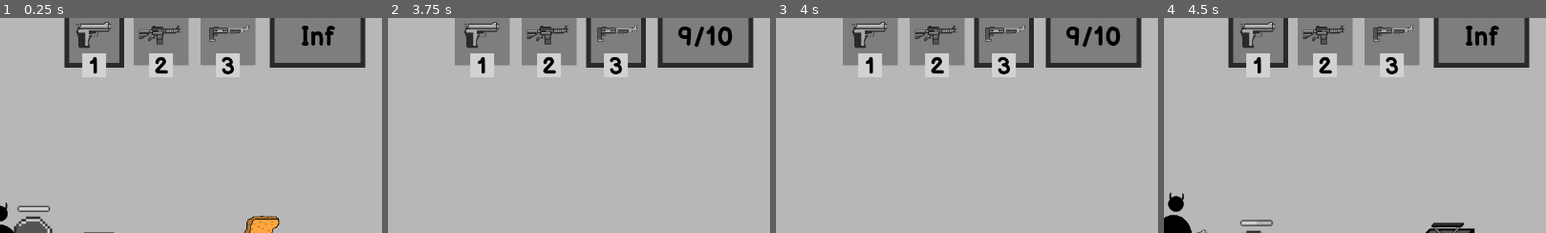
Above: before the commit, frames 1-4 (left to right).
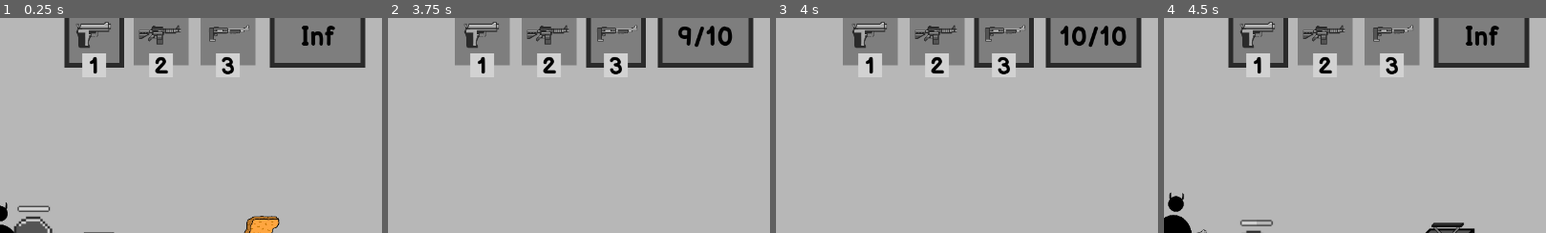
Above: after the commit, the same moments.

Repository: BesterCoder/nuggie-collector
Game: Godot game, scene res://levels/level_001.tscn
Two runs of this game, one before a commit and one after it. Both use one fixed random seed, a clock stepped at 60 frames per second and the inputs below.
Inputs (mouse positions are % of the whole screen's width and height, from its top left):
- Up to frame 1 (0.25 s): no input
- Up to frame 2 (3.75 s): move the mouse to (45, 70) at 0.52 s; press the mouse at (45, 70) at 0.53 s; hold D (move_right) 0.53-2.03 s; tap W (jump) at 0.77, 1.52, 3.02 s; move the mouse to (80, 65) at 1.27 s; release the mouse at (80, 65) at 1.28 s; tap 1 (select_pistol) at 1.35 s; move the mouse to (20, 35) at 2.02 s; hold A (move_left) from 2.03 s (still down); tap 2 (select_rifle) at 2.1 s; move the mouse to (55, 50) at 2.77 s; tap 3 (select_shotgun) at 2.85 s; move the mouse to (35, 25) at 3.52 s; press the mouse at (35, 25) at 3.53 s
- Up to frame 3 (4 s): keep holding A (move_left); tap W (jump) at 3.77 s
- Up to frame 4 (4.5 s): move the mouse to (72, 45) at 4.27 s; release A (move_left) at 4.28 s; release the mouse at (72, 45) at 4.28 s; hold D (move_right) from 4.28 s (still down); tap 1 (select_pistol) at 4.35 s
The pictures show only the part of the screen within x 50-100%, y 4-54%; the shares and areas given below are measured in that part.

Frames 1-2 are identical in both runs. In frame 3, 1.0% of the frame differs, in the area x 74-92%, y 3-14%; in frame 4, nothing differs.

Commit message:
Show the changed ammo on PlayerHUD
Changed the weapon_shot signal to weapon_ammo_changed
so it makes sense when it used in different contexts

Diff:
--- a/characters/player/Player.gd
+++ b/characters/player/Player.gd
@@ -33,9 +33,11 @@
 	# See types from Ammo.gd
 	match ammo.ammo_type:
 		1:
-			return $Rifle.add_ammo(ammo.ammo_amount)
+			var equipped = current_weapon.name == "Rifle"
+			return $Rifle.add_ammo(ammo.ammo_amount, equipped)
 		2:
-			return $Shotgun.add_ammo(ammo.ammo_amount)
+			var equipped = current_weapon.name == "Shotgun"
+			return $Shotgun.add_ammo(ammo.ammo_amount, equipped)
 
 	# Ammo not collected
 	return false
--- a/characters/player/PlayerHUD.gd
+++ b/characters/player/PlayerHUD.gd
@@ -35,7 +35,7 @@
 	# Weapons need to be in the same order as in Player.gd
 	hud_weapons = [$Pistol, $Rifle, $Shotgun]
 	for wp in hud_weapons:
-		player.get_node(wp.name).connect("weapon_shot", self, "_on_weapon_shot")
+		player.get_node(wp.name).connect("weapon_ammo_changed", self, "_on_weapon_ammo_changed")
 	_update_ammo_text(player.current_weapon)
 
 func _update_nuggie_text():
@@ -65,5 +65,5 @@
 		else:
 			hud_weapons[idx].get_node("TextureRect").visible = false
 
-func _on_weapon_shot(weapon):
+func _on_weapon_ammo_changed(weapon):
 	_update_ammo_text(weapon)
--- a/characters/weapons/WeaponBase.gd
+++ b/characters/weapons/WeaponBase.gd
@@ -2,7 +2,7 @@
 
 class_name WeaponBase
 
-signal weapon_shot(weapon)
+signal weapon_ammo_changed(weapon)
 
 export var weapon_bullet: PackedScene
 
@@ -26,7 +26,7 @@
 
 # Add ammo if the current_ammo isn't maxed out
 # return true if ammo is added
-func add_ammo(amount: int) -> bool:
+func add_ammo(amount: int, weapon_equipped: bool) -> bool:
 	if current_ammo == max_ammo:
 		return false
 
@@ -34,6 +34,8 @@
 	if current_ammo > max_ammo:
 		current_ammo = max_ammo
 
+	if weapon_equipped:
+		emit_signal("weapon_ammo_changed", self)
 	return true
 
 func shoot():
@@ -44,7 +46,7 @@
 
 	current_ammo -= 1
 	weapon_shoot()
-	emit_signal("weapon_shot", self)
+	emit_signal("weapon_ammo_changed", self)
 	_start_shoot_timer()
 
 func weapon_shoot():
